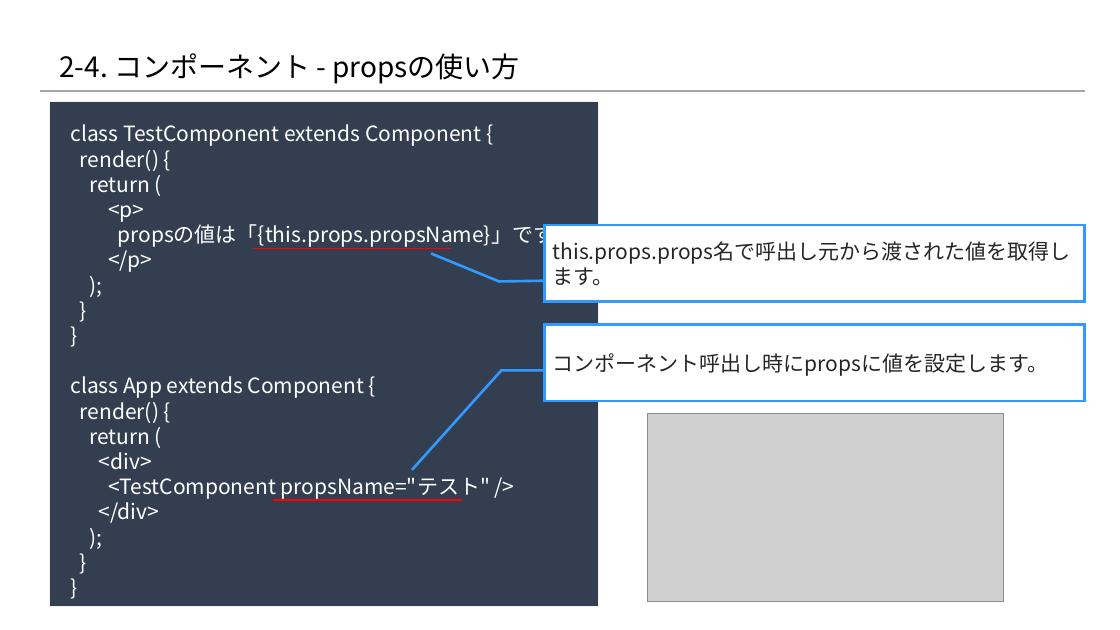
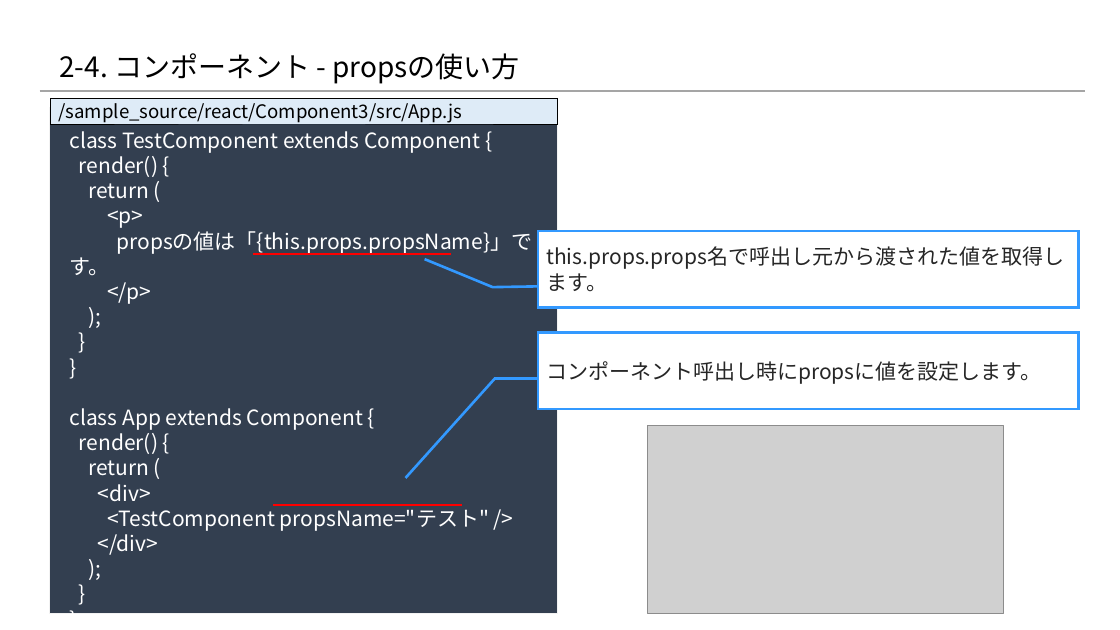
Before and after one commit to 2018SYSTEMI34/diary, a slide deck: slide 6 of doc/02_SlideShare/01.ネタ/２_Reactの基礎/2-4_Reactの基礎知識 ～コンポーネント編～.pptx. Drawn at 1120x630 pixels with LibreOffice and Linux fonts; fonts in the diff are those of the drawing; grey boxes stand for pictures; background and template pictures are left out. Boxes give left, top, right and bottom in pixels: in the first picture for what was removed or moved away, otherwise in the second. Text is boxed around its words. In the diff, an @@ line names an element or a change of style, - is before the commit and + after.

```diff
--- a/doc/02_SlideShare/01.ネタ/２_Reactの基礎/2-4_Reactの基礎知識 ～コンポーネント編～.pptx
+++ b/doc/02_SlideShare/01.ネタ/２_Reactの基礎/2-4_Reactの基礎知識 ～コンポーネント編～.pptx
@@ rectangle: place and size @@
-rectangle at bbox=[50, 102, 599, 607]
+rectangle at bbox=[50, 108, 558, 613]
@@ rectangle added at bbox=[50, 98, 558, 124], fill #DEEBF7, outline #000000 0.25 pt, 16 pt, text #000000 @@
+/sample_source/react/Component3/src/App.js
@@ text "class TestComponent extends Component {" rewrapped from bbox=[70, 124, 573, 523] to bbox=[69, 131, 532, 555] @@
@@ border callout "this.props.props名で呼出し元から渡された値を取得します。": place and size @@
-border callout "this.props.props名で呼出し元から渡された値を取得します。" at bbox=[544, 225, 1085, 302]
+border callout "this.props.props名で呼出し元から渡された値を取得します。" at bbox=[539, 231, 1079, 308]
@@ line moved from (253, 249) - (451, 249) to (253, 255) - (451, 255) @@
@@ border callout "コンポーネント呼出し時にpropsに値を設定します。": place and size @@
-border callout "コンポーネント呼出し時にpropsに値を設定します。" at bbox=[544, 324, 1085, 401]
+border callout "コンポーネント呼出し時にpropsに値を設定します。" at bbox=[539, 333, 1079, 409]
@@ picture: place and size @@
-picture at bbox=[648, 414, 1004, 602]
+picture at bbox=[648, 425, 1004, 613]
@@ line moved from (273, 500) - (462, 500) to (273, 506) - (462, 506) @@
```
Also in this commit, not shown: 3 other slides changed.
